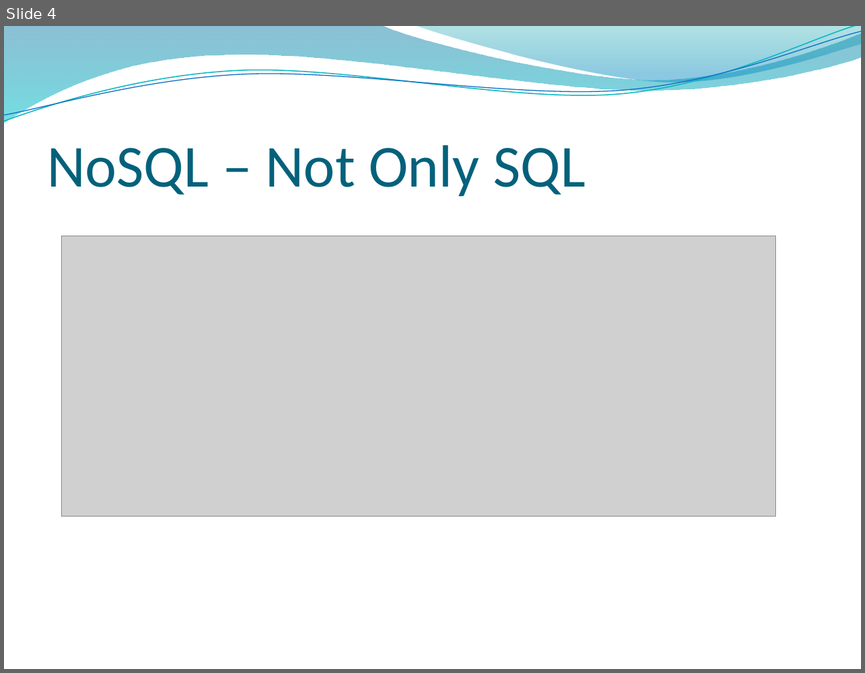
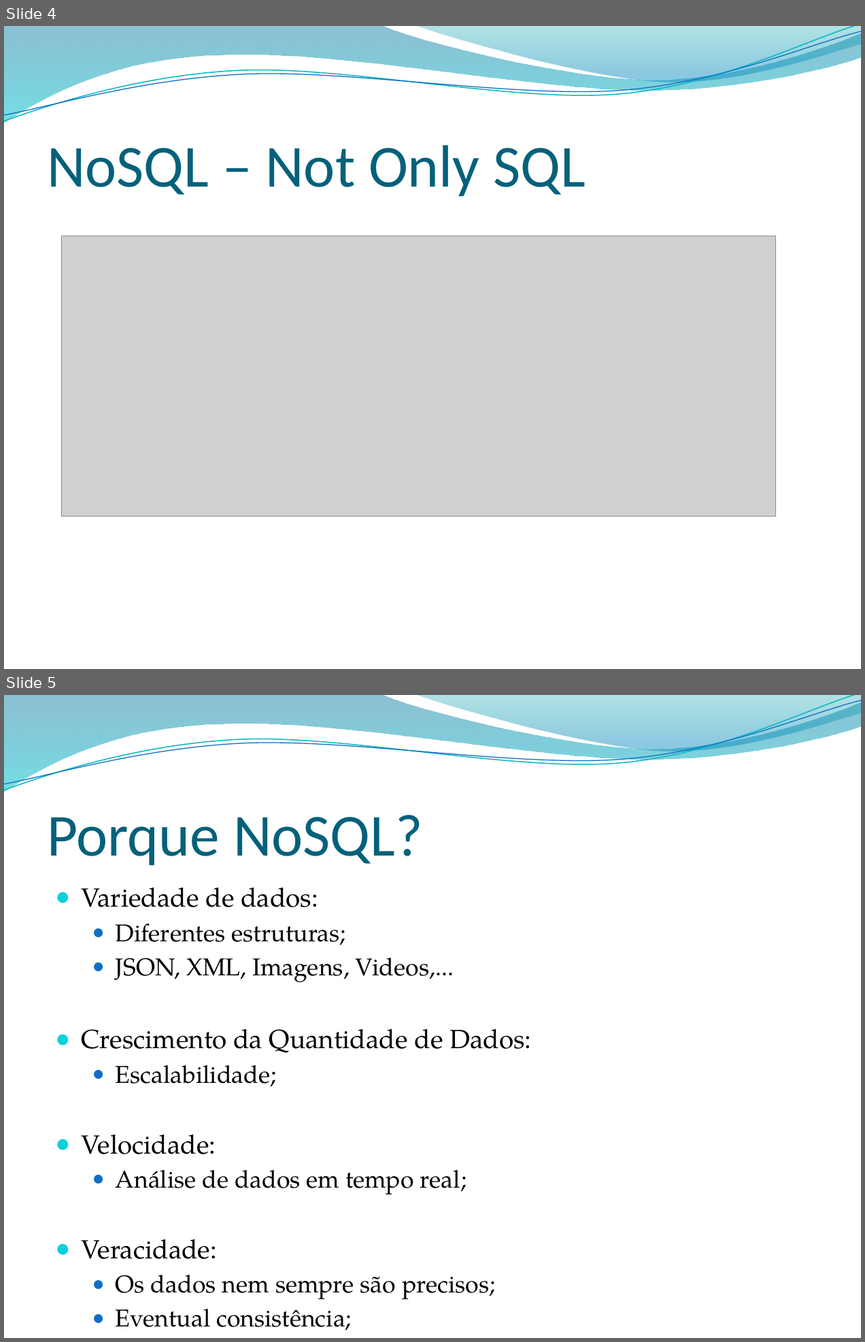
Before and after one commit to leonardopordeus/BD, a slide deck: Aula04.pptx. Shown one above the other, each under a label of ours: slide 4 before the commit, slides 4 and 5 after it. The pictures are 865x673 and 865x1342 pixels, drawn with LibreOffice and Linux fonts; fonts in the diff are those of the drawing; grey boxes stand for pictures; background and template pictures are left out. Boxes give left, top, right and bottom in pixels: in the first picture for what was removed or moved away, otherwise in the second. Text is boxed around its words. In the diff, an @@ line names an element or a change of style, - is before the commit and + after.

```diff
--- a/Aula04.pptx
+++ b/Aula04.pptx
@@ slide 5 added at (4,695,861,1338), background picture (left out); not listed: 4 template elements that a slide beside it also shows @@
@@ title added at (47,815,423,865), 50 pt, text #04617B @@
+Porque NoSQL?
@@ text added at (81,887,532,1299), 20.4 pt, text #000000 @@
+● Variedade de dados:
+  ● Diferentes estruturas;
+  ● JSON, XML, Imagens, Videos,...
+● Crescimento da Quantidade de Dados:
+  ● Escalabilidade;
+● Velocidade:
+  ● Análise de dados em tempo real;
+● Veracidade:
+  ● Os dados nem sempre são precisos;
+  ● Eventual consistência;
```
Also in this commit, not shown: 5 slides changed, 8 other slides added, 3 other files.
